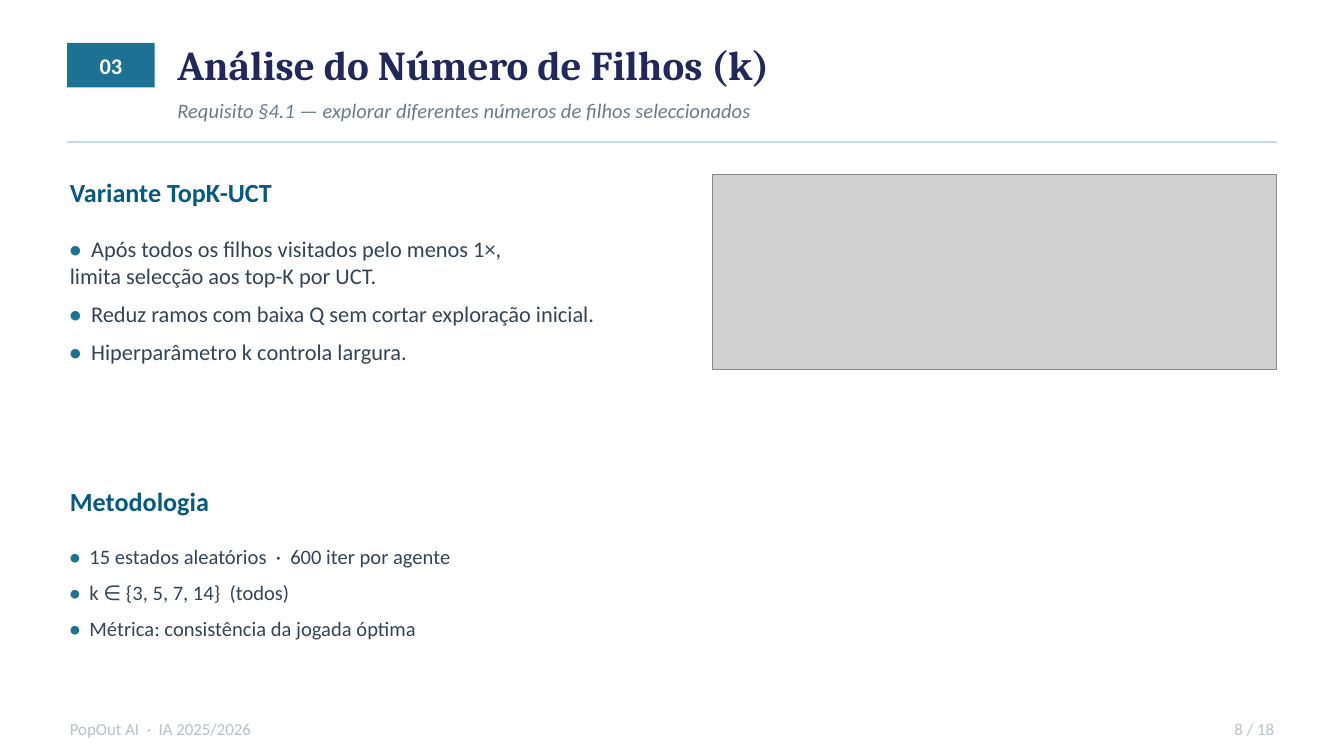
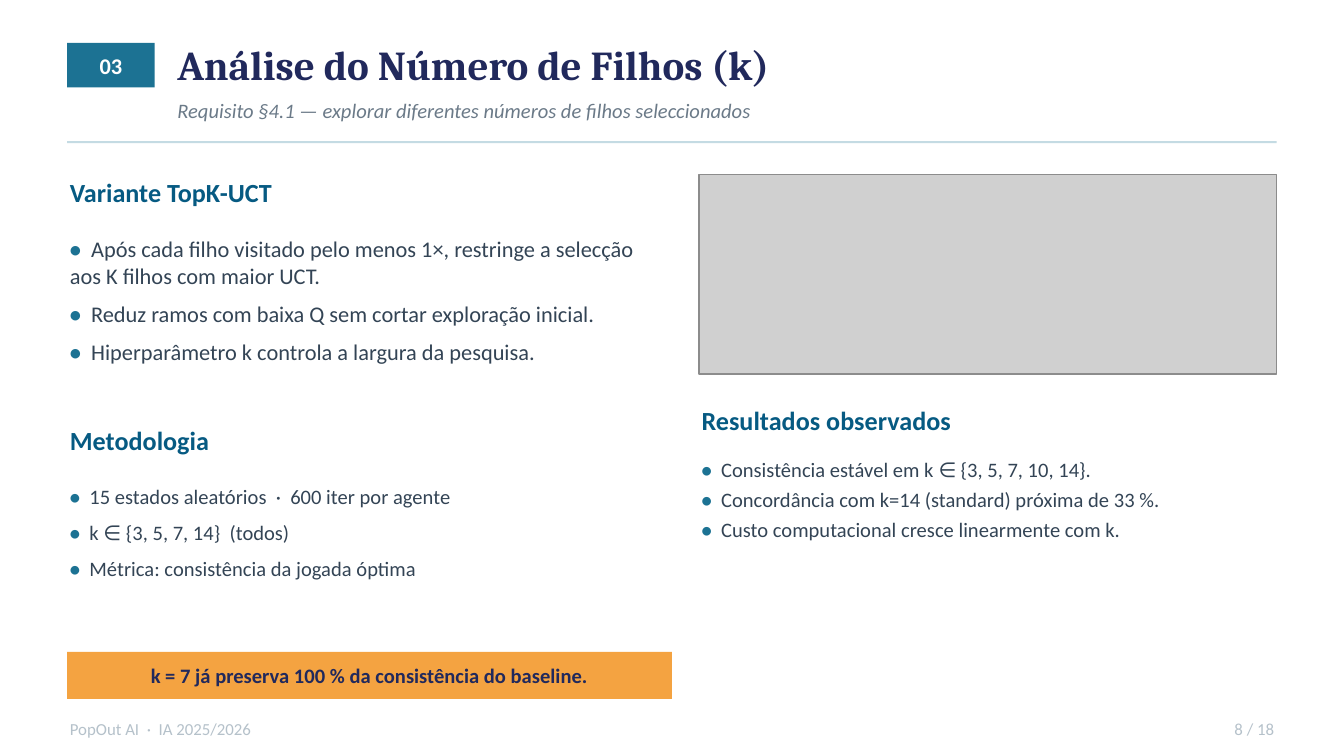
Before and after one commit to Difl4/popout-ai, a slide deck: slide 8 of docs/presentation.pptx. Drawn at 1344x756 pixels with LibreOffice and Linux fonts; fonts in the diff are those of the drawing; grey boxes stand for pictures. Boxes give left, top, right and bottom in pixels: in the first picture for what was removed or moved away, otherwise in the second. Text is boxed around its words. In the diff, an @@ line names an element or a change of style, - is before the commit and + after.

```diff
--- a/docs/presentation.pptx
+++ b/docs/presentation.pptx
@@ picture: place and size @@
-picture at box(712, 175, 1277, 370)
+picture at box(699, 175, 1277, 374)
@@ text at box(70, 241, 633, 284): text changed @@
-• Após todos os filhos visitados pelo menos 1×,
-limita selecção aos top-K por UCT.
+• Após cada filho visitado pelo menos 1×, restringe a selecção aos K filhos com maior UCT.
@@ text at box(91, 344, 534, 364): text changed @@
-• Hiperparâmetro k controla largura.
+• Hiperparâmetro k controla a largura da pesquisa.
@@ text added at box(702, 411, 951, 431), 14 pt, text #065A82, bold @@
+Resultados observados
@@ text "Metodologia": place and size @@
-text "Metodologia" at box(70, 492, 209, 516)
+text "Metodologia" at box(70, 431, 209, 455)
@@ text added at box(721, 462, 1135, 541), 11 pt, text #334455 @@
+• Consistência estável em k ∈ {3, 5, 7, 10, 14}.
+• Concordância com k=14 (standard) próxima de 33 %.
+• Custo computacional cresce linearmente com k.
@@ text "• 15 estados aleatórios · ...": place and size @@
-text "• 15 estados aleatórios · ..." at box(89, 549, 450, 640)
+text "• 15 estados aleatórios · ..." at box(89, 489, 450, 580)
@@ rectangle added at box(67, 652, 672, 699), fill #F4A341 @@
@@ text added at box(151, 668, 588, 687), 11 pt, text #21295C, bold @@
+k = 7 já preserva 100 % da consistência do baseline.
```
Also in this commit, not shown: 3 other slides changed, 1 other file.
